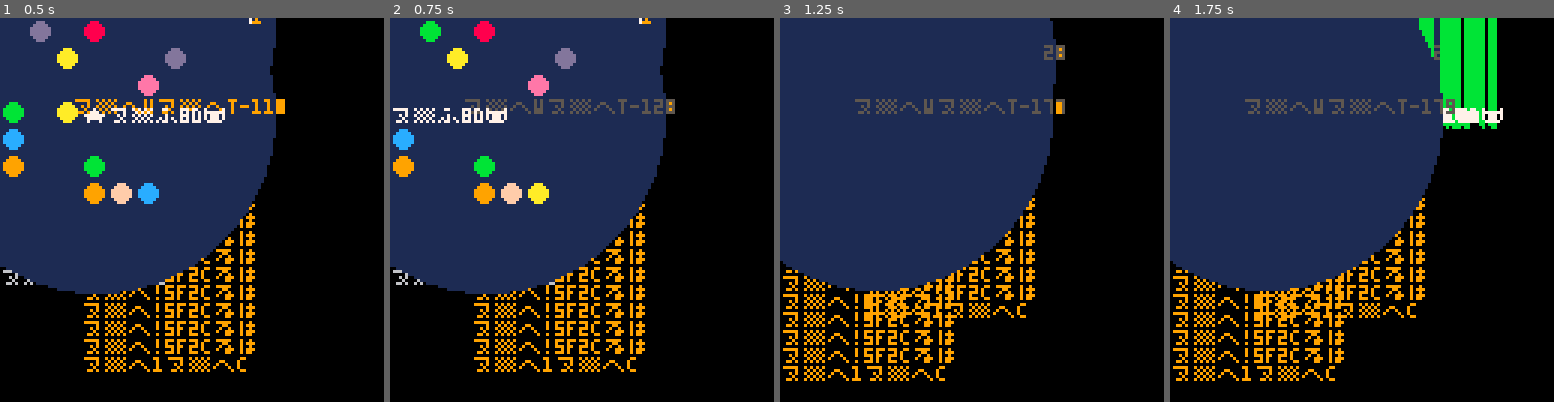
Above: before the commit, frames 1-4 (left to right).
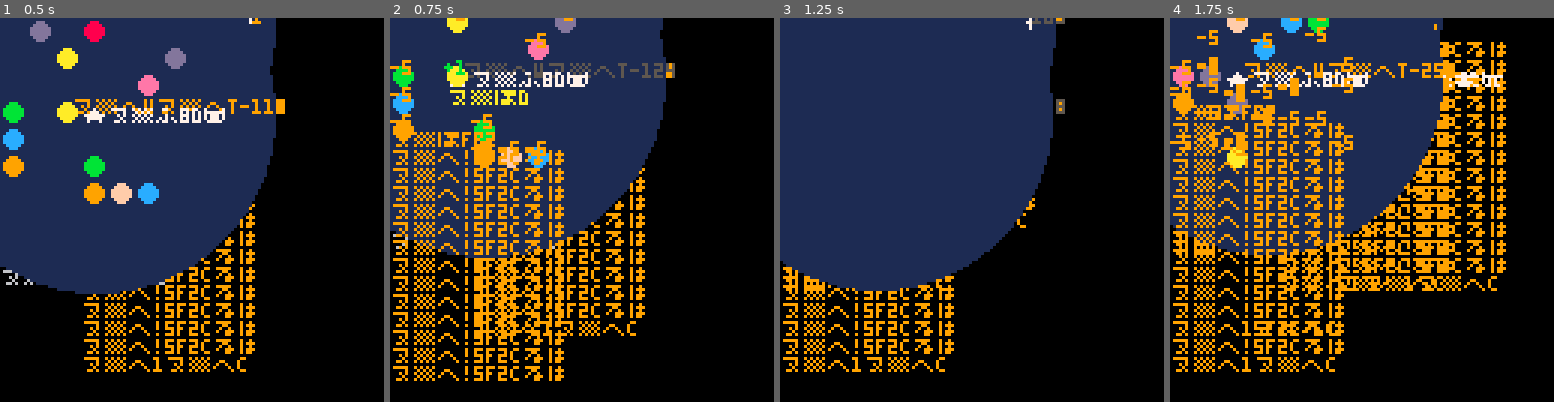
Above: after the commit, the same moments.

Repository: pancelor/bubble-cat
Game: PICO-8 cartridge min.p8
Two runs of this game, one before a commit and one after it. Both use one fixed random seed, a clock stepped at 60 frames per second and the inputs below.
Inputs:
- Up to frame 1 (0.5 s): tap X (X key) at 0.33 s
- Up to frame 2 (0.75 s): tap O (Z key) at 0.7 s
- Up to frame 3 (1.25 s): tap X (X key) at 1.07 s
- Up to frame 4 (1.75 s): hold Right from 1.6 s (still down); tap O (Z key) at 1.7 s

Frame 1 is identical in both runs. In frame 2, 23% of the frame differs, in the area x 0-75%, y 0-95%; in frame 3, 7.2%; in frame 4, 32%, in the area x 0-88%, y 0-95%.

Commit message:
let z restart also oops; 604
save 1 whitespace between the tweets and splurge and make the reset
label 2 chars (cat face) and there's still ~1 char left in each tweet!

Diff:
--- a/min.lua
+++ b/min.lua
@@ -1,7 +1,7 @@
 fl={}sc=0sz=0rf=circfill::g::bn,fc={}px=3py=3for j=0,12do?"⁶!5f2c³"
 add(bn,rnd(49)\1)end
 while t()<60do
-b=btnp()qq=b>16and"⁷fb2"d=sgn(sz-sc)ox=px?"⁶1⁶c"
+b=btnp()qq=b>8and"⁷fb2"d=sgn(sz-sc)ox=px?"⁶1⁶c"
 if(sz~=sc)sc+=d d+=6
 rf(32,32,60-t(),1)oy=py?"⁶w⁶t"..sc,24,27,4+d
 if(b>0)fn=b*.5938&.75
--- /dev/null
+++ b/tweets.lua
@@ -0,0 +1,25 @@
+A={}B=0C=0D=circfill::🐱::E,F={}G=3H=3for j=0,12do?"⁶!5f2c³"
+add(E,rnd(49)\1)end
+while t()<60do
+b=btnp()M=b>8and"⁷fb2"d=sgn(C-B)I=G?"⁶1⁶c"
+if(C~=B)B+=d d+=6
+D(32,32,60-t(),1)J=H?"⁶w⁶t"..B,24,27,4+d
+if(b>0)K=b*.5938&.75
+if(not F)F,K=K
+if(F)G+=cos(F)H+=sin(F)
+L=abs(G-3)>3or
+
+abs(H-3)>3?"★⁵8d🐱",G*9+1,H*9+3,7
+for i=#E,1,-1do
+w=E[i]d=M and"-5"v=w\7*9u=w%7*9D(u+4,v+4,3,i|8)
+if(H==v\9and u\9==G)L=del(E,w)d="+1"?"⁷d"
+if(#E<1)d="+10"M="⁷cg"
+if(d)add(A,{d,u,v,d*11})C+=d
+end
+if(L)G,H,F=I,J
+for f in all(A)do
+f[3]-=1?unpack(f)
+end
+if(M)?M
+if(M)goto 🐱
+end
